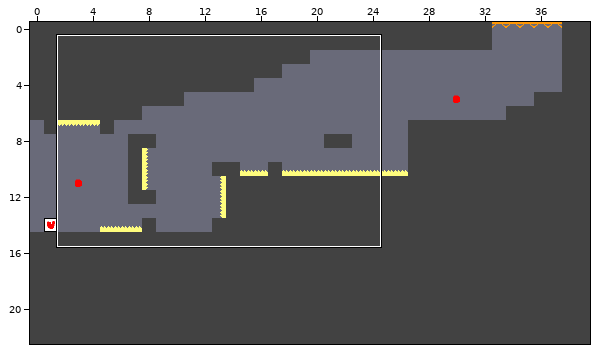
LDtk project, stored at Assets/Resources/LDtk/Demo.ldtk. Above, an overview of the earlier version with the close-up marked.
Close-up. The starting point:
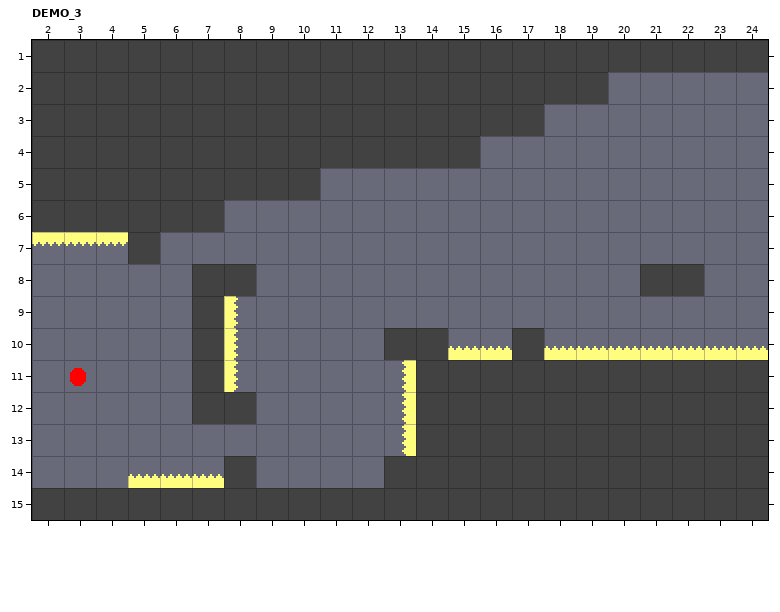
Cells are 16x16 px. Shown: DEMO_3 x 2..24, y 1..15.
And afterwards:
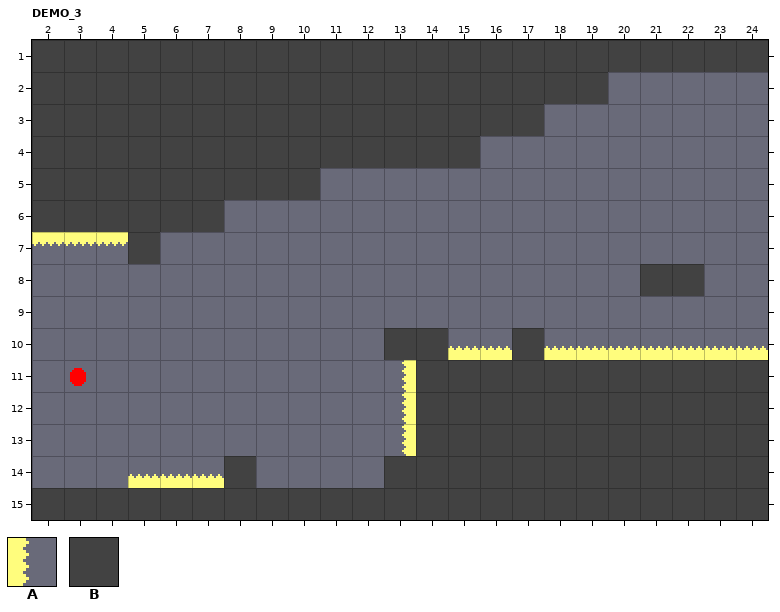
Key: from "ENTITIES": A 24; from "GROUND": B 0.
_ is an empty cell.
Tiles replaced or removed in this view: A, B.
Diff:
Changed rows in their new state; . is an unchanged cell.
Layer "GROUND":
first column x 7:
 8 __
 9 _.
10 _.
11 _.
12 __
Layer "ENTITIES":
first column x 8:
 9 _
10 _
11 _
Boxes around the changes in both close-ups, in picture pixels (x1, y1, x2, y2):
removed: (192, 264, 256, 424)
